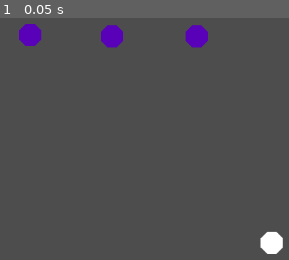
Above: before the commit, frame 1.
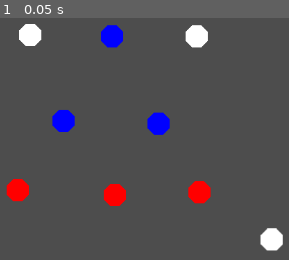
Above: after the commit, the same moment.

Repository: willigro/PinBallJam
Game: Godot game, scene res://src/scenes/SceneTest.tscn
Same seed, same stepped clock (60 frames per second), same inputs: the game is played once before the commit and once after it.
Inputs:
- Up to frame 1 (0.05 s): no input

The runs differ from the first frame. In frame 1, 5.1% of the frame differs, in the area x 2-98%, y 2-98%.

Commit message:
Export the obstacle type for quick test and change
Signed-off-by: Rittmann <willirittmann@outlook.com>

Diff:
--- a/src/scenes/SceneTest.tscn
+++ b/src/scenes/SceneTest.tscn
@@ -18,20 +18,15 @@
 a = Vector2(0, 186)
 b = Vector2(1, -120)
 
+[sub_resource type="SegmentShape2D" id="SegmentShape2D_h57il"]
+a = Vector2(17, 0)
+b = Vector2(-33, 0)
+
 [node name="SceneTest" type="Node2D"]
 script = ExtResource("1_vqwyc")
 
 [node name="Player1" parent="." instance=ExtResource("1_bwugf")]
 position = Vector2(770, 462)
-
-[node name="Obstacle4" parent="." instance=ExtResource("3_5g3ox")]
-position = Vector2(430, 228)
-
-[node name="Obstacle5" parent="." instance=ExtResource("3_5g3ox")]
-position = Vector2(548, 230)
-
-[node name="Obstacle6" parent="." instance=ExtResource("3_5g3ox")]
-position = Vector2(670, 230)
 
 [node name="CurvedShape" type="StaticBody2D" parent="."]
 position = Vector2(685, 351)
@@ -64,5 +59,41 @@
 position = Vector2(55, 5)
 shape = SubResource("SegmentShape2D_e3l72")
 
+[node name="CollisionShape2D5" type="CollisionShape2D" parent="CurvedShape"]
+position = Vector2(91, 190)
+shape = SubResource("SegmentShape2D_h57il")
+
 [node name="Marker2D" type="Marker2D" parent="."]
 position = Vector2(779, 528)
+
+[node name="Node2D" type="Node2D" parent="."]
+
+[node name="Obstacle4" parent="Node2D" instance=ExtResource("3_5g3ox")]
+position = Vector2(430, 228)
+
+[node name="Obstacle5" parent="Node2D" instance=ExtResource("3_5g3ox")]
+position = Vector2(548, 230)
+_type = 1
+
+[node name="Obstacle6" parent="Node2D" instance=ExtResource("3_5g3ox")]
+position = Vector2(670, 230)
+
+[node name="Obstacle" parent="Node2D" instance=ExtResource("3_5g3ox")]
+position = Vector2(478, 352)
+_type = 1
+
+[node name="Obstacle2" parent="Node2D" instance=ExtResource("3_5g3ox")]
+position = Vector2(615, 356)
+_type = 1
+
+[node name="Obstacle3" parent="Node2D" instance=ExtResource("3_5g3ox")]
+position = Vector2(412, 452)
+_type = 2
+
+[node name="Obstacle7" parent="Node2D" instance=ExtResource("3_5g3ox")]
+position = Vector2(552, 459)
+_type = 2
+
+[node name="Obstacle8" parent="Node2D" instance=ExtResource("3_5g3ox")]
+position = Vector2(674, 455)
+_type = 2
--- a/src/scripts/Obstacle.gd
+++ b/src/scripts/Obstacle.gd
@@ -1,9 +1,23 @@
+@tool
 extends StaticBody2D
 
-var _force_of_impulse = Vector2(500, 500)
+var _force_of_impulse = Vector2.ZERO
+
+enum Type {WEAK, NORMAL, STRONG}
+@export var _type: Type
 
 # Called when the node enters the scene tree for the first time.
 func _ready():
+    match _type:
+        Type.WEAK:
+            _force_of_impulse = Vector2(300, 300)
+            $Sprite2D.modulate = Color(1, 1, 1)
+        Type.NORMAL:
+            _force_of_impulse = Vector2(500, 500)
+            $Sprite2D.modulate = Color(0, 0, 1)
+        Type.STRONG:
+            _force_of_impulse = Vector2(1000, 1000)
+            $Sprite2D.modulate = Color(1, 0, 0)
     pass # Replace with function body.
 
 
Not shown: 1 places in src/scenes/SceneTest.tscn that only renumber resources
